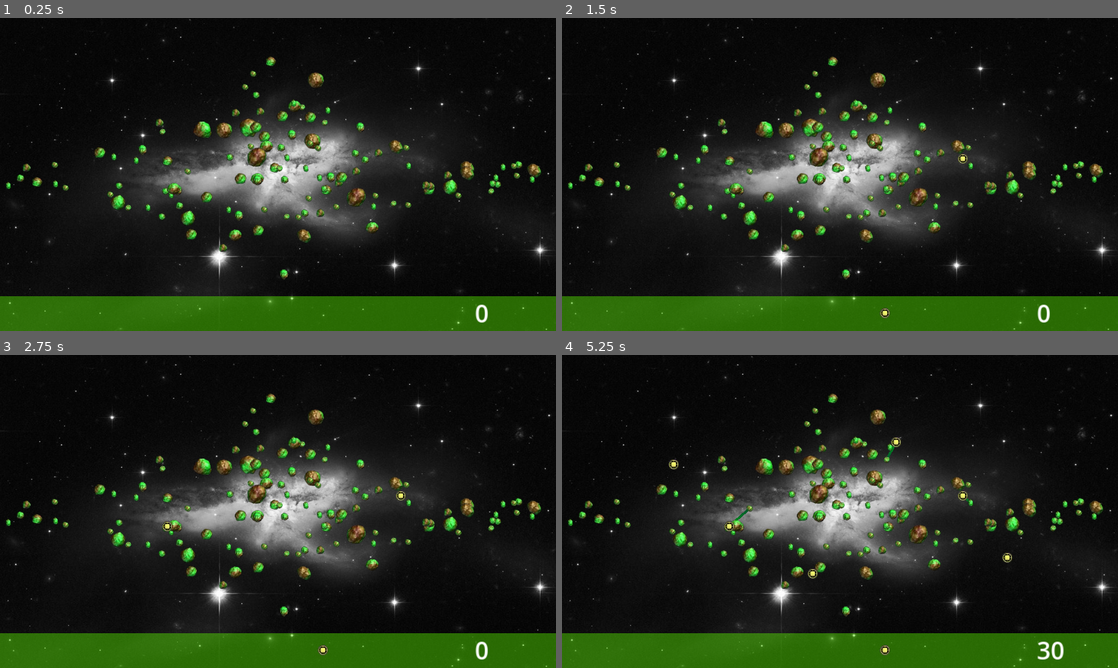
Above: before the commit, frames 1-4 (two rows, left to right).
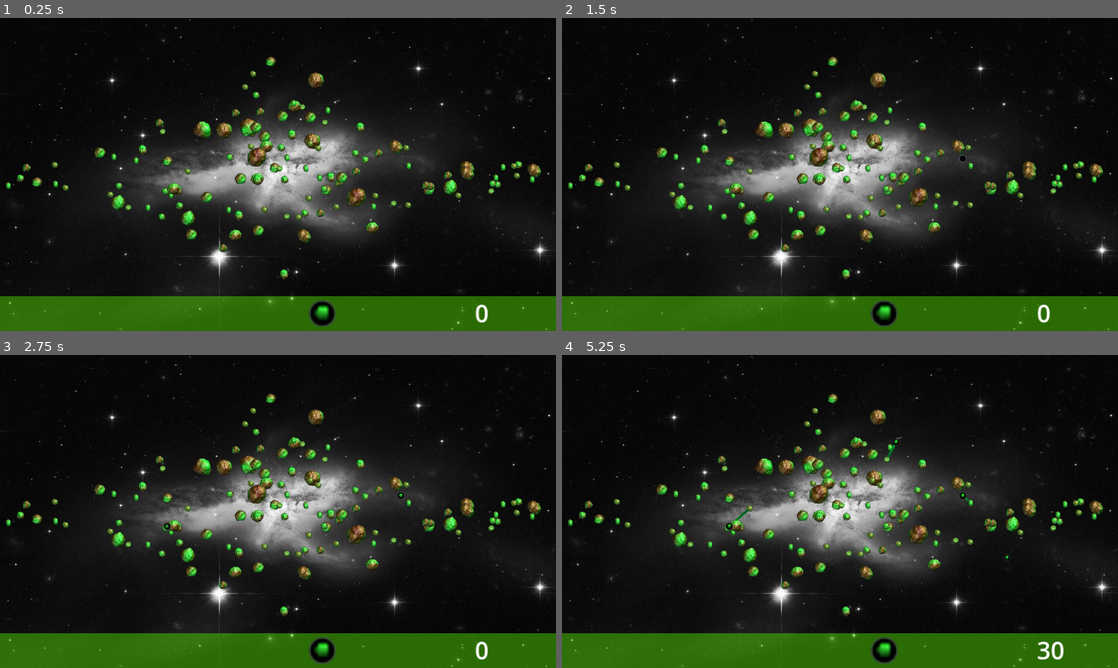
Above: after the commit, the same moments.

Repository: ramhacks/space-game-remake
Game: Godot game, scene res://survival.tscn
Same seed, same stepped clock (60 frames per second), same inputs: the game is played once before the commit and once after it.
Inputs (mouse positions are in pixels of both pictures, inside the frame that each line leads up to):
- Up to frame 1 (0.25 s): no input
- Up to frame 2 (1.5 s): click (884, 312) at 0.52 s; tap Enter at 1.25 s; move the mouse to (962, 158) at 1.27 s; hold Right (move_right) from 1.28 s (still down); click (962, 158) at 1.42 s
- Up to frame 3 (2.75 s): release Right (move_right) at 2 s; tap Space at 2 s; drag from (166, 527) to (322, 649) at 2.02 s
- Up to frame 4 (5.25 s): tap Enter at 2.75 s; move the mouse to (895, 442) at 2.77 s; hold Right (move_right) 2.78-3.5 s; click (895, 442) at 2.92 s; drag from (812, 574) to (962, 495) at 3.52 s; tap Space at 4.25 s; move the mouse to (1006, 558) at 4.27 s; click (1006, 558) at 4.42 s; drag from (673, 464) to (962, 495) at 5.02 s

The runs differ from the first frame. In frame 1, 0.3% of the frame differs, in the area x 55-61%, y 90-99%; in frame 2, 0.4%; in frame 3, 0.4%; in frame 4, 0.6%, in the area x 19-81%, y 26-99%.

Commit message:
Template Scene + UI
Developed a template scene for tower development, when creating a new tower start with this scene and build from it. DO NOT DELETE ANYTHING PROVIDED IN THE TEMPLATE SCENE WITHOUT NOTIFYING EITHER Logan or Aiden first.

UI Development,

Made it so that the click, drag then place from hotbar is implemented. Also provided animation to mining tower

Diff:
--- a/the-space-game/area_2d.gd
+++ b/the-space-game/Survival_Scene_Scripts/area_2d.gd
@@ -1,7 +1,7 @@
 extends Area2D
 
-signal spawn_tower(type, pos)
-
+signal cancel_spawn_tower
+signal place_tower(cur_position)
 
 var cam
 
@@ -13,17 +13,26 @@
 func _ready() -> void:
 	cam = get_node("Camera2D")
 
+func get_relative_mouse_pos():
+	mouse_start_pos = get_viewport().get_mouse_position()
+	#returns the mouse position relative to the camera position
+	var pos_to_send = mouse_start_pos + screen_start_position
+	return pos_to_send
+
+
 func _input(event):
 	if event is InputEventMouseButton:
 		if event.is_pressed():
 
-
 			mouse_start_pos = event.position
 			screen_start_position = position
 
-			if event.button_index == MOUSE_BUTTON_LEFT:
+			if event.button_index == MOUSE_BUTTON_RIGHT:
 				var pos_to_send = mouse_start_pos/cam.zoom + screen_start_position
-				spawn_tower.emit("miner", pos_to_send)
+				cancel_spawn_tower.emit()
+			elif event.button_index == MOUSE_BUTTON_LEFT:
+				var pos_to_send = mouse_start_pos/cam.zoom + screen_start_position
+				place_tower.emit(pos_to_send)
 
 			if event.button_index == 3:
 				dragging = true
--- /dev/null
+++ b/the-space-game/Survival_Scene_Scripts/survival.gd
@@ -0,0 +1,66 @@
+extends Node2D
+
+#list of towers
+var mining_tower
+
+var cur_name = "camera"
+
+
+#these two variables are if we are going to place a tower, press the tower button and show the tower following
+#the mouse and then what type of tower we are placing, the functionality of the towers will be the same for
+#most towers but has a few exceptions we will implement at a later point
+var placing_tower = false
+var tower_to_place
+var tower_scene
+
+# Called when the node enters the scene tree for the first time.
+func _ready() -> void:
+
+	var asteroid_scene = preload("res://Asteroid_Gen/asteroid_field.tscn")
+	var instance = asteroid_scene.instantiate()
+	self.add_child(instance)
+	#temporary just to test miner tower
+
+	mining_tower = preload("res://towers/Miner/miner.tscn")
+
+
+# Called every frame. 'delta' is the elapsed time since the previous frame.
+func _process(delta: float) -> void:
+	self.get_node("CanvasLayer/Resources").text = str(Globals.resources)
+	if(placing_tower):
+		tower_to_place.position = self.get_node("Camera_Area").get_relative_mouse_pos()
+
+
+
+func _on_camera_area_cancel_spawn_tower() -> void:
+	#if mouse right_clicked and currently placeing_tower cancel it
+	if(placing_tower):
+		tower_to_place.queue_free()
+		placing_tower = false
+
+
+func _on_camera_area_place_tower(cur_position: Variant) -> void:
+	if(placing_tower):
+		placing_tower = false
+		tower_to_place.queue_free()
+		var copy = tower_scene.instantiate()
+		copy.position = cur_position
+		self.add_child(copy)
+		copy.set_placed()
+		if(len(copy.collision_list()) == 0):
+			#if no collision try again just to make test collison bounds
+			copy.queue_free()
+			copy = tower_scene.instantiate()
+			copy.position = cur_position
+			self.add_child(copy)
+			copy.set_placed()
+
+
+func _on_miner_button_pressed() -> void:
+	#miner tower button pressed
+	tower_scene = mining_tower
+	tower_to_place = tower_scene.instantiate()
+	#don't run the placed function so nothing will happen
+	self.add_child(tower_to_place)
+	tower_to_place.set_frame_child(tower_to_place.frame_count())
+	placing_tower = true
--- /dev/null
+++ b/the-space-game/Tower Template/Template_Tower_Object.tscn
@@ -0,0 +1,25 @@
+[gd_scene load_steps=5 format=3 uid="uid://cj2xpw6u3yej1"]
+
+[ext_resource type="Script" path="res://Tower Template/template_tower_object.gd" id="1_su0q7"]
+[ext_resource type="Script" path="res://Tower Template/tower.gd" id="2_xq2rf"]
+
+[sub_resource type="SpriteFrames" id="SpriteFrames_lpst5"]
+animations = [{
+"frames": [],
+"loop": true,
+"name": &"place",
+"speed": 5.0
+}]
+
+[sub_resource type="CircleShape2D" id="CircleShape2D_3kjhl"]
+
+[node name="Template" type="Area2D"]
+script = ExtResource("1_su0q7")
+
+[node name="Tower" type="AnimatedSprite2D" parent="."]
+sprite_frames = SubResource("SpriteFrames_lpst5")
+animation = &"place"
+script = ExtResource("2_xq2rf")
+
+[node name="CollisionShape2D" type="CollisionShape2D" parent="."]
+shape = SubResource("CircleShape2D_3kjhl")
--- /dev/null
+++ b/the-space-game/Tower Template/template_tower_object.gd
@@ -0,0 +1,31 @@
+extends Area2D
+
+var child
+var cur_name = "tower name" #used if we want to identify the type of tower,
+#node names are not preserved when instantced in a different scene only for nodes in the same scene
+
+var powered = false #is this node powered? once set to true it will mine once
+
+
+# Called when the node enters the scene tree for the first time.
+func _ready() -> void:
+	child = self.get_node("Tower")
+
+
+# Called every frame. 'delta' is the elapsed time since the previous frame.
+func _process(delta: float) -> void:
+	pass
+
+
+func set_placed():  #required for all towers
+	child.frame = 0
+	#this function is so when we press the button to place a tower and we just want to show the tower being placed
+	#we won't activate this function so it will not activate the tower, only show it
+	child.placed = true
+
+
+func set_frame_child(frame): #required for all towers
+	child.frame = frame
+
+func frame_count(): #required for all towers
+	return child.sprite_frames.get_frame_count("place")
--- /dev/null
+++ b/the-space-game/Tower Template/tower.gd
@@ -0,0 +1,15 @@
+extends AnimatedSprite2D
+
+var upgrade_level = 1
+var placed = false #required for all towers
+
+# Called when the node enters the scene tree for the first time.
+func _ready() -> void:
+	pass # Replace with function body.
+
+
+# Called every frame. 'delta' is the elapsed time since the previous frame.
+func _process(delta: float) -> void:
+	if placed:
+		self.play("place")
+		placed = false
--- a/the-space-game/project.godot
+++ b/the-space-game/project.godot
@@ -17,7 +17,7 @@
 
 [autoload]
 
-Globals="*res://Other_Scripts/globals.gd"
+Globals="*res://Survival_Scene_Scripts/globals.gd"
 
 [display]
 
--- a/the-space-game/survival.gd
+++ /dev/null
@@ -1,30 +0,0 @@
-extends Node2D
-
-var tower
-
-var cur_name = "camera"
-
-# Called when the node enters the scene tree for the first time.
-func _ready() -> void:
-
-	var asteroid_scene = preload("res://Asteroid_Gen/asteroid_field.tscn")
-	var instance = asteroid_scene.instantiate()
-	self.add_child(instance)
-	#temporary just to test miner tower
-
-	tower = preload("res://towers/Miner/miner.tscn")
-
-
-# Called every frame. 'delta' is the elapsed time since the previous frame.
-func _process(delta: float) -> void:
-	self.get_node("CanvasLayer/Resources").text = str(Globals.resources)
-
-
-
-
-
-func _on_area_2d_spawn_tower(type: Variant, pos: Variant) -> void:
-
-	var miner = tower.instantiate()
-	miner.position = pos
-	self.add_child(miner)
--- a/the-space-game/survival.tscn
+++ b/the-space-game/survival.tscn
@@ -1,11 +1,12 @@
-[gd_scene load_steps=6 format=3 uid="uid://cf5pqleati37r"]
+[gd_scene load_steps=7 format=3 uid="uid://cf5pqleati37r"]
 
-[ext_resource type="Script" path="res://survival.gd" id="1_e2foe"]
-[ext_resource type="Script" path="res://area_2d.gd" id="2_fmvyw"]
+[ext_resource type="Script" path="res://Survival_Scene_Scripts/survival.gd" id="1_e2foe"]
+[ext_resource type="Script" path="res://Survival_Scene_Scripts/area_2d.gd" id="2_fmvyw"]
 [ext_resource type="Texture2D" uid="uid://byomb7sbq1xd2" path="res://images/image(1).jpg" id="3_vqmru"]
+[ext_resource type="Texture2D" uid="uid://beq1a1rqkgpe5" path="res://images/514.png" id="4_rpxq8"]
 
 [sub_resource type="RectangleShape2D" id="RectangleShape2D_fy202"]
-size = Vector2(1152, 722)
+size = Vector2(1152, 712)
 
 [sub_resource type="LabelSettings" id="LabelSettings_a1qks"]
 font_size = 50
@@ -25,7 +26,7 @@
 position = Vector2(575, 325)
 
 [node name="CollisionShape2D" type="CollisionShape2D" parent="Camera_Area"]
-position = Vector2(576, 351)
+position = Vector2(576, 356)
 shape = SubResource("RectangleShape2D_fy202")
 
 [node name="CanvasLayer" type="CanvasLayer" parent="."]
@@ -49,4 +50,14 @@
 offset_bottom = 645.0
 label_settings = SubResource("LabelSettings_a1qks")
 
-[connection signal="spawn_tower" from="Camera_Area" to="." method="_on_area_2d_spawn_tower"]
+[node name="Miner_Button" type="TextureButton" parent="CanvasLayer"]
+offset_left = 640.0
+offset_top = 584.0
+offset_right = 696.0
+offset_bottom = 640.0
+texture_normal = ExtResource("4_rpxq8")
+stretch_mode = 0
+
+[connection signal="cancel_spawn_tower" from="Camera_Area" to="." method="_on_camera_area_cancel_spawn_tower"]
+[connection signal="place_tower" from="Camera_Area" to="." method="_on_camera_area_place_tower"]
+[connection signal="pressed" from="CanvasLayer/Miner_Button" to="." method="_on_miner_button_pressed"]
--- a/the-space-game/towers/Miner/mine.gd
+++ b/the-space-game/towers/Miner/mine.gd
@@ -8,8 +8,6 @@
 
 var child
 
-var loaded = false
-
 var powered = false #is this node powered? once set to true it will mine once
 
 
@@ -18,30 +16,39 @@
 	child = self.get_node("Sprite2D")
 	timer = self.get_node("Timer")
 	timer.set_wait_time(2)
-	timer.start()
+
 	line_node = self.get_node("Mining_Laser")
+
+func set_placed():  #required for all towers
+	child.frame = 0
+	#this function is so when we press the button to place a tower and we just want to show the tower being placed
+	#we won't activate this function so it will not activate the tower, only show it
+	child.placed = true
+	timer.start() #start mining functionality
+
+func set_frame_child(frame): #required for all towers
+	child.frame = frame
+
+func frame_count(): #required for all towers
+	return child.sprite_frames.get_frame_count("place")
+# Called every frame. 'delta' is the elapsed time since the previous frame.
+
+func _process(delta: float) -> void:
+	pass
 
 
 
-# Called every frame. 'delta' is the elapsed time since the previous frame.
-func _process(delta: float) -> void:
-	pass
-
 func _physics_process(delta):
 	if Input.is_action_pressed("move_right"):
-		#simulate the node getting power
+		#simulate the node getting power can change to any signal
 		powered = true
 
 
 
-
 func _on_timer_timeout() -> void:
-
-
 	#if powered mine, else on the next 2 sec cycle delete the mining laser graphic
 	if(!powered):
 		line_node.clear_points()
-
 		powered = true #remove
 
 	else:
@@ -49,11 +56,12 @@
 		if(child):
 			child.mine(line_node)
 		powered = false
-
-
 	timer.start()
 
 
 
 func _on_body_entered(body: Node2D) -> void:
 	child.change_collision_list(body)
+
+func collision_list():
+	return child.asteroids_in_range
--- a/the-space-game/towers/Miner/miner.gd
+++ b/the-space-game/towers/Miner/miner.gd
@@ -1,4 +1,4 @@
-extends Sprite2D
+extends AnimatedSprite2D
 
 
 
@@ -13,6 +13,9 @@
 
 var closest = false
 var valid = false
+
+var placed = false #required for all towers
+
 var current_drained
 
 
@@ -24,10 +27,12 @@
 
 
 
-
 # Called every frame. 'delta' is the elapsed time since the previous frame.
 func _process(delta: float) -> void:
-	pass
+	if placed:
+		self.play("place")
+		placed = false
+		#when ready run animation only once then stop
 
 
 func mine(line_node):
--- a/the-space-game/towers/Miner/miner.tscn
+++ b/the-space-game/towers/Miner/miner.tscn
@@ -1,14 +1,65 @@
-[gd_scene load_steps=7 format=3 uid="uid://c6np11nexofah"]
+[gd_scene load_steps=18 format=3 uid="uid://c6np11nexofah"]
 
 [ext_resource type="Script" path="res://towers/Miner/mine.gd" id="1_2thg4"]
-[ext_resource type="Texture2D" uid="uid://74vxxnfct1cd" path="res://images/303.png" id="1_ooltd"]
 [ext_resource type="Script" path="res://towers/Miner/miner.gd" id="2_7igyp"]
+[ext_resource type="Texture2D" uid="uid://cgs7ld2xn3gnc" path="res://images/494.png" id="3_jupu6"]
+[ext_resource type="Texture2D" uid="uid://beq1a1rqkgpe5" path="res://images/514.png" id="3_yabks"]
+[ext_resource type="Texture2D" uid="uid://do7iu2mcny87c" path="res://images/496.png" id="4_gvx7w"]
 [ext_resource type="Script" path="res://towers/Miner/mining_laser.gd" id="4_njm1e"]
+[ext_resource type="Texture2D" uid="uid://bvkvwhlcr5ip7" path="res://images/498.png" id="5_a04ud"]
+[ext_resource type="Texture2D" uid="uid://b8pk13k7joa65" path="res://images/500.png" id="6_flqx2"]
+[ext_resource type="Texture2D" uid="uid://cvl4wefefvjuf" path="res://images/502.png" id="7_442wm"]
+[ext_resource type="Texture2D" uid="uid://b0dfj375air7j" path="res://images/504.png" id="8_vyu6w"]
+[ext_resource type="Texture2D" uid="uid://ds0gxpdkhb7yg" path="res://images/506.png" id="9_30j5l"]
+[ext_resource type="Texture2D" uid="uid://bmg2qsmvvkksl" path="res://images/508.png" id="10_gcjpd"]
+[ext_resource type="Texture2D" uid="uid://bvbqt8ghe7pen" path="res://images/510.png" id="11_kf5bi"]
+[ext_resource type="Texture2D" uid="uid://bvwnoixwfeuyu" path="res://images/512.png" id="12_1enlj"]
 
 [sub_resource type="Gradient" id="Gradient_okg80"]
 offsets = PackedFloat32Array(0, 0.458333, 1)
 colors = PackedColorArray(0.0132408, 0.597205, 0.093748, 1, 0.00868765, 0.922699, 0, 1, 0.0183086, 0.319085, 0.184432, 1)
 metadata/_snap_count = 12
+
+[sub_resource type="SpriteFrames" id="SpriteFrames_f73n1"]
+animations = [{
+"frames": [{
+"duration": 1.0,
+"texture": ExtResource("3_jupu6")
+}, {
+"duration": 1.0,
+"texture": ExtResource("4_gvx7w")
+}, {
+"duration": 1.0,
+"texture": ExtResource("5_a04ud")
+}, {
+"duration": 1.0,
+"texture": ExtResource("6_flqx2")
+}, {
+"duration": 1.0,
+"texture": ExtResource("7_442wm")
+}, {
+"duration": 1.0,
+"texture": ExtResource("8_vyu6w")
+}, {
+"duration": 1.0,
+"texture": ExtResource("9_30j5l")
+}, {
+"duration": 1.0,
+"texture": ExtResource("10_gcjpd")
+}, {
+"duration": 1.0,
+"texture": ExtResource("11_kf5bi")
+}, {
+"duration": 1.0,
+"texture": ExtResource("12_1enlj")
+}, {
+"duration": 1.0,
+"texture": ExtResource("3_yabks")
+}],
+"loop": false,
+"name": &"place",
+"speed": 10.0
+}]
 
 [sub_resource type="CircleShape2D" id="CircleShape2D_rqckh"]
 radius = 58.1378
@@ -26,9 +77,10 @@
 gradient = SubResource("Gradient_okg80")
 script = ExtResource("4_njm1e")
 
-[node name="Sprite2D" type="Sprite2D" parent="."]
+[node name="Sprite2D" type="AnimatedSprite2D" parent="."]
 z_index = 2
-texture = ExtResource("1_ooltd")
+sprite_frames = SubResource("SpriteFrames_f73n1")
+animation = &"place"
 script = ExtResource("2_7igyp")
 
 [node name="CollisionShape2D" type="CollisionShape2D" parent="."]
@@ -36,8 +88,6 @@
 
 [node name="Timer" type="Timer" parent="."]
 
-[connection signal="area_entered" from="." to="Sprite2D" method="_on_miner_area_entered"]
-[connection signal="area_exited" from="." to="Sprite2D" method="_on_miner_area_exited"]
 [connection signal="body_entered" from="." to="." method="_on_body_entered"]
 [connection signal="force_change_collision" from="Sprite2D" to="." method="_on_sprite_2d_force_change_collision"]
 [connection signal="timeout" from="Timer" to="." method="_on_timer_timeout"]
Renamed: the-space-game/Other_Scripts/camera_2d.gd -> the-space-game/Survival_Scene_Scripts/camera_2d.gd
Renamed: the-space-game/Other_Scripts/globals.gd -> the-space-game/Survival_Scene_Scripts/globals.gd
